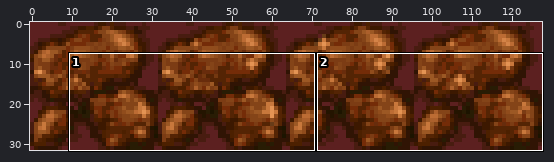
Two states of a sprite sheet, enginefx/textures-32/pack010/gold_dense_near_lava.png. Above: a wide view before the commit, with the close-up outlined.
Close-up. Earlier state:
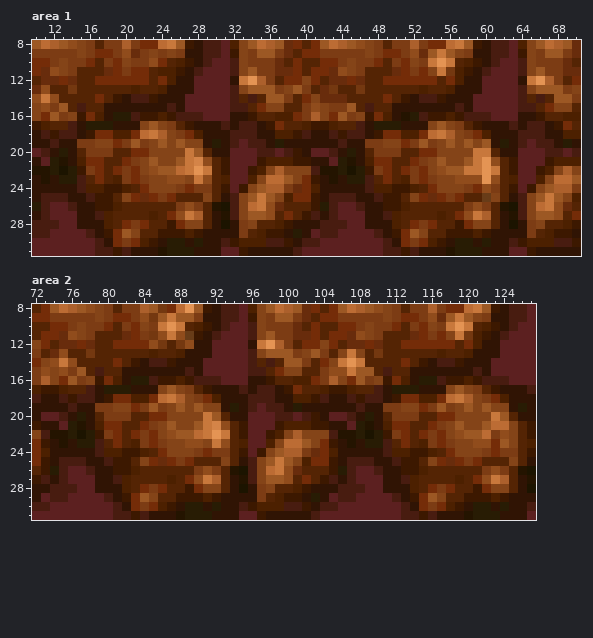
The file is 128x32 pixels. Colours within 5 levels of each other are drawn and written as one. Shown: area 1: x 10..70, y 8..31; area 2: x 72..127, y 8..31.
The same view after the edit:
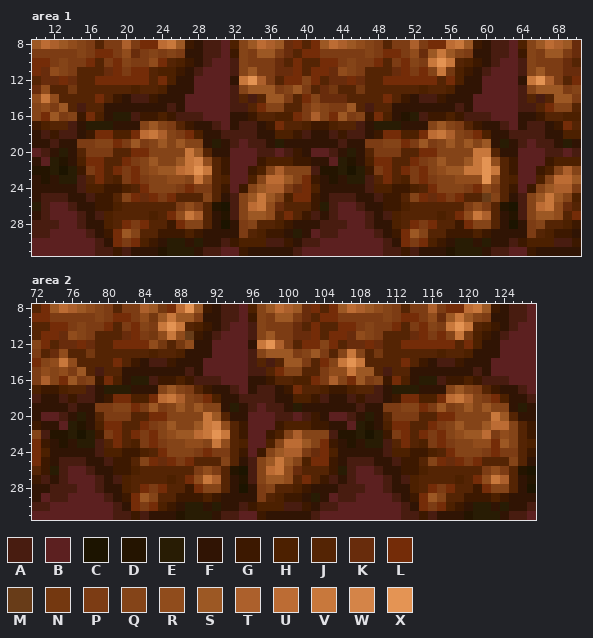
Palette (. is transparent): A #481c10  B #5c2020  C #1c1400  D #241400  E #281c04  F #301404  G #3c1800  H #4c2000  J #542404  K #682c0c  L #742c08  M #683c18  N #743810  P #7c3c14  Q #844418  R #904c1c  S #9c5824  T #ac602c  U #bc6c34  V #c8783c  W #d48448  X #e49454
Changes in this commit:
Area 1:
Colour A replaces colour F in row 17 at x 30 and 62; in row 18 at x 31 and 63; in rows 27 to 28 at x 15 and 47; in row 31 at x 29 to 30 and 61 to 62.
Colour B replaces colour A in row 17 at x 31 and 63.
Area 2:
Colour A replaces colour F in row 17 at x 94 and 126; in row 18 at x 95 and 127; in rows 27 to 28 at x 79 and 111; in row 31 at x 93 to 94 and 125 to 126.
Colour B replaces colour A in row 17 at x 95 and 127.
